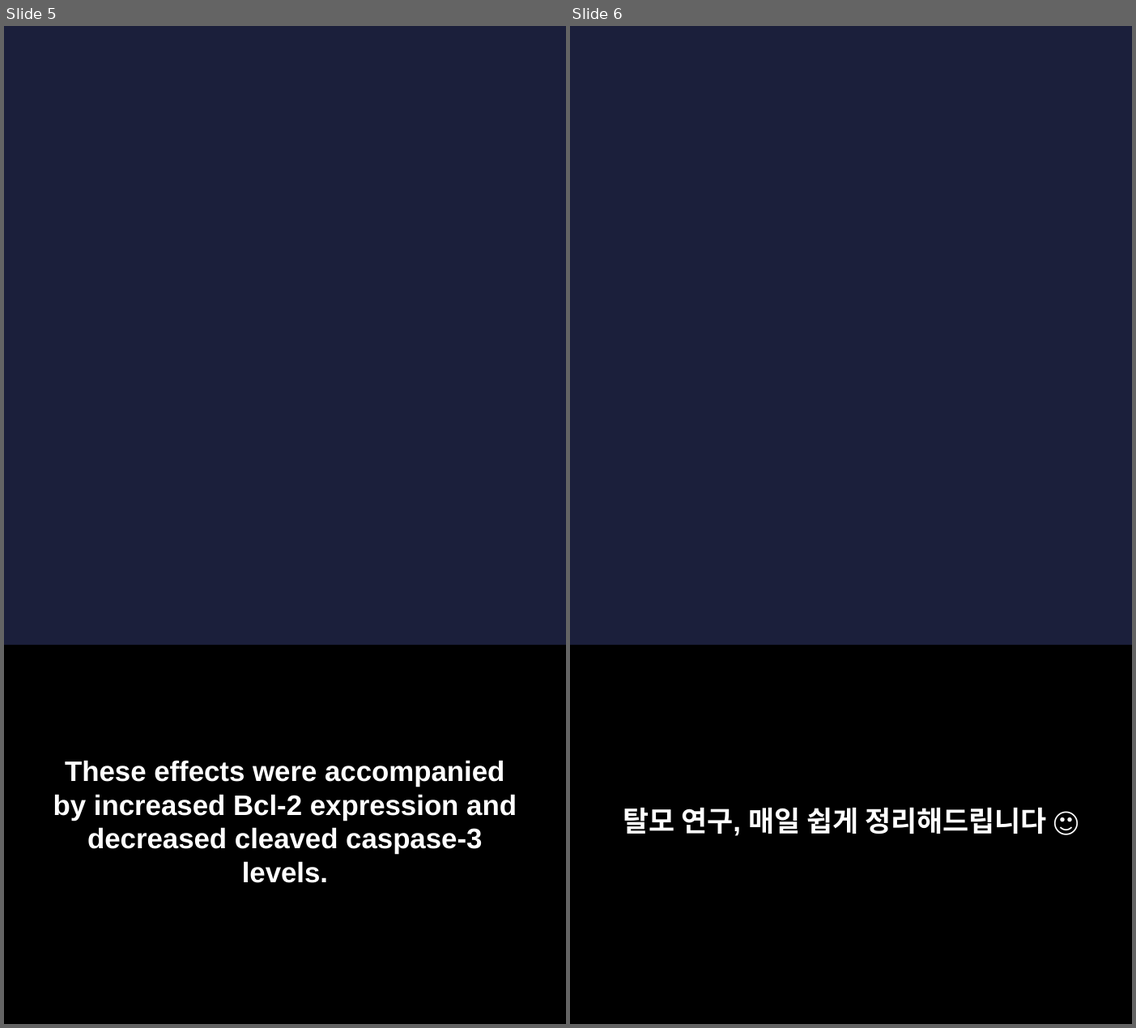
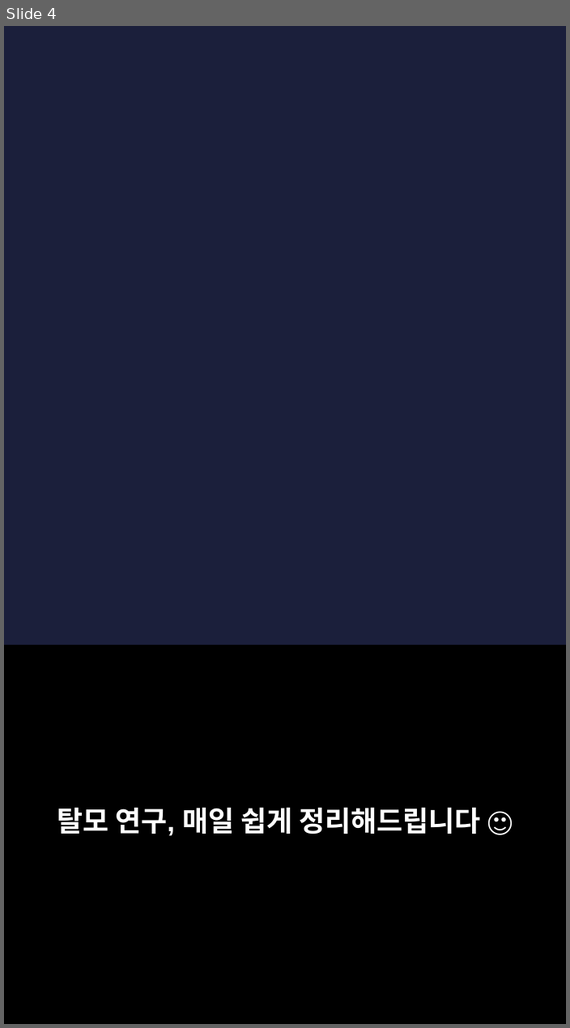
Before and after one commit to hyokang2010-BJ-ANTH/product-builder-test, a slide deck: pwa/data/latest/slides.pptx. Shown side by side, each under a label of ours: slides 5 and 6 before the commit, slide 4 after it. The pictures are 1136x1028 and 570x1028 pixels, drawn with LibreOffice and Linux fonts; fonts in the diff are those of the drawing; background and template pictures are left out. Boxes give left, top, right and bottom in pixels: in the first picture for what was removed or moved away, otherwise in the second. Text is boxed around its words. In the diff, an @@ line names an element or a change of style, - is before the commit and + after.

```diff
--- a/pwa/data/latest/slides.pptx
+++ b/pwa/data/latest/slides.pptx
@@ slide 5 removed at [4,26,566,1024], background picture (left out) @@
@@ rectangle removed at [4,646,566,1024] @@
@@ text removed at [53,760,517,883] @@
-These effects were accompanied by increased Bcl-2 expression and decreased cleaved caspase-3 levels.
@@ what was slide 6 is now slide 4 @@
```
Also in this commit, not shown: 2 slides changed, 3 slides added, 6 other slides removed, 26 other files.
